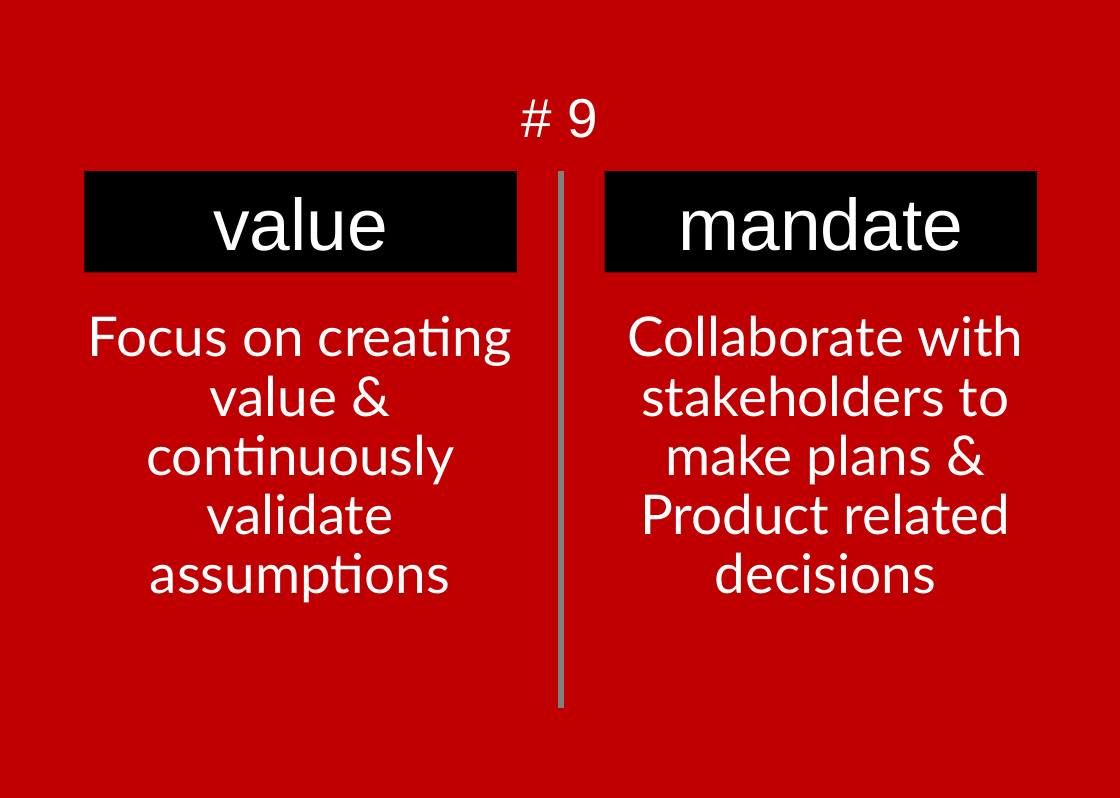
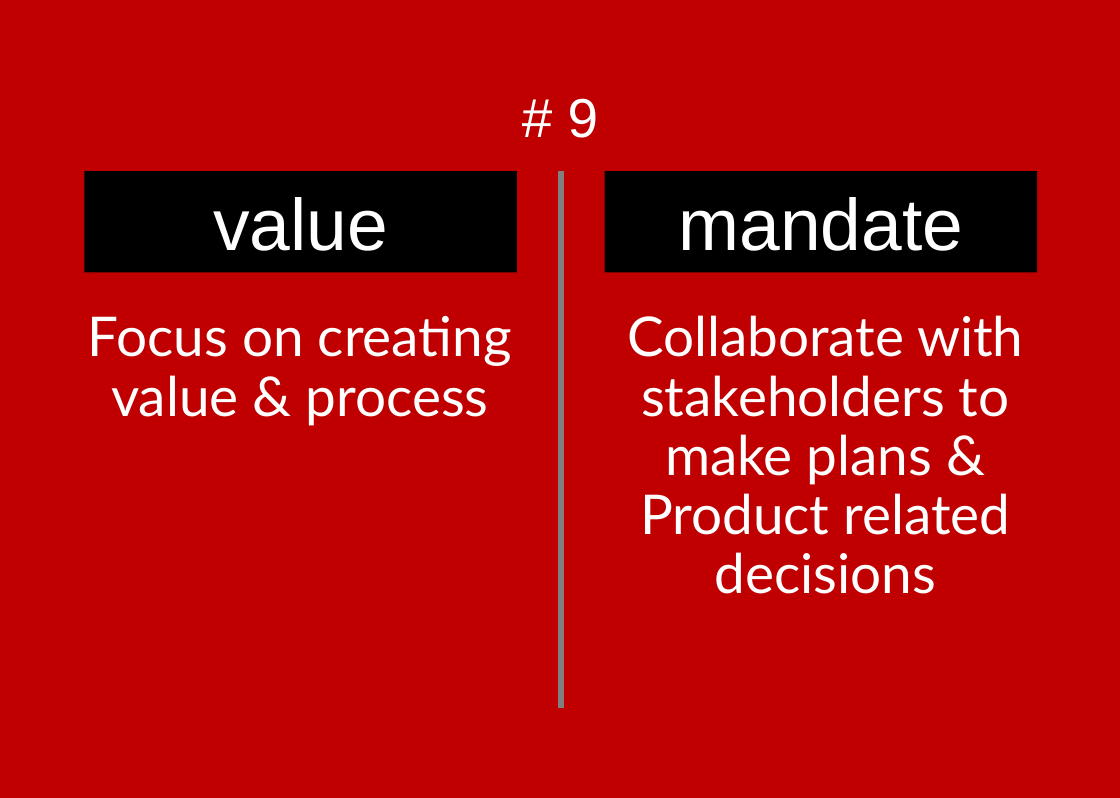
Before and after one commit to ScrumFacilitators/Exploring-Self-Management, a slide deck: slide 32 of Exploring Self-Management.pptx. Drawn at 1120x798 pixels with LibreOffice and Linux fonts; fonts in the diff are those of the drawing; background and template pictures are left out. Boxes give left, top, right and bottom in pixels: in the first picture for what was removed or moved away, otherwise in the second. Text is boxed around its words. In the diff, an @@ line names an element or a change of style, - is before the commit and + after.

```diff
--- a/Exploring Self-Management.pptx
+++ b/Exploring Self-Management.pptx
@@ text at (88, 316, 512, 426): text changed @@
-Focus on creating value & continuously validate assumptions
+Focus on creating value & process
```
Also in this commit, not shown: 3 other slides changed, 1 other file.
